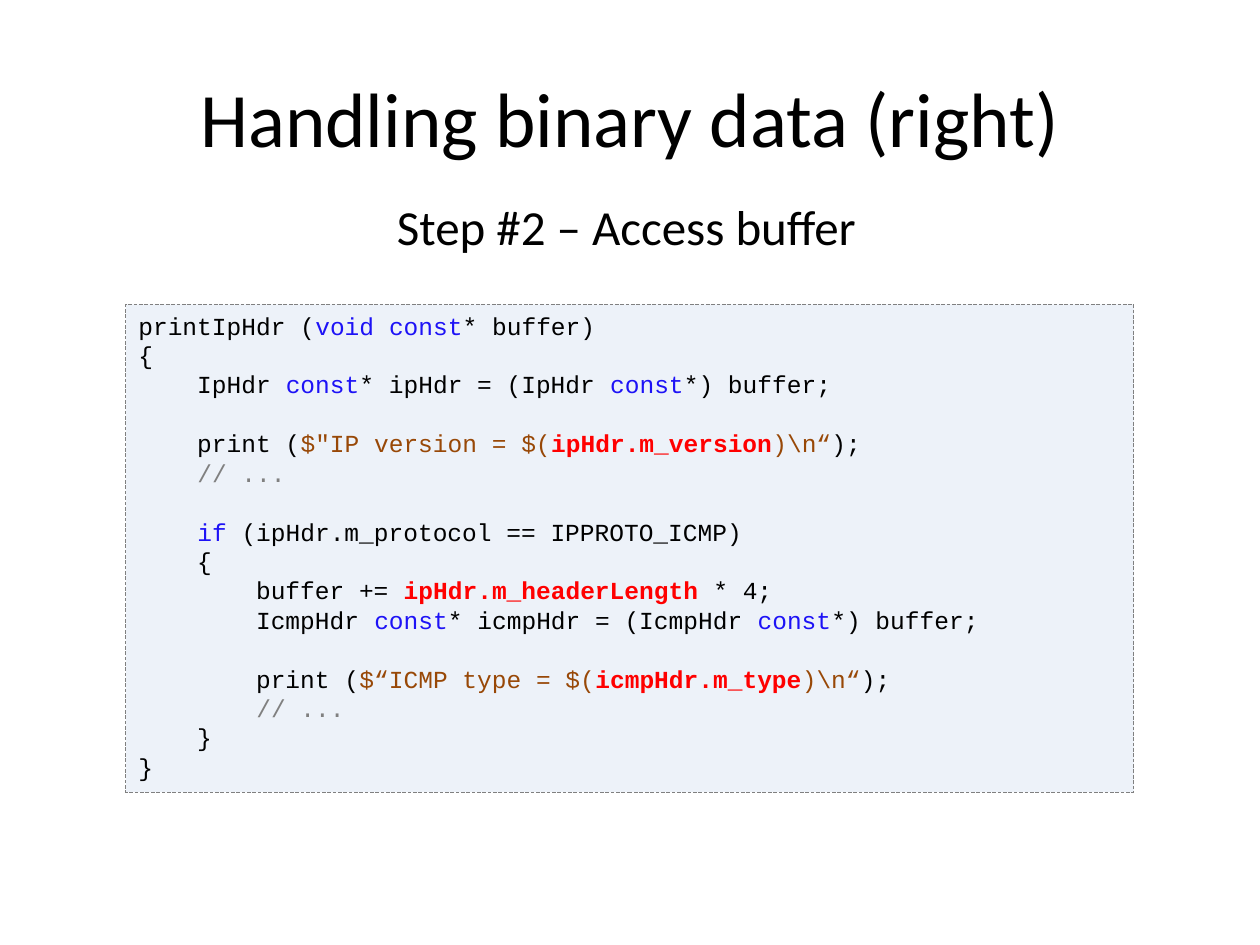
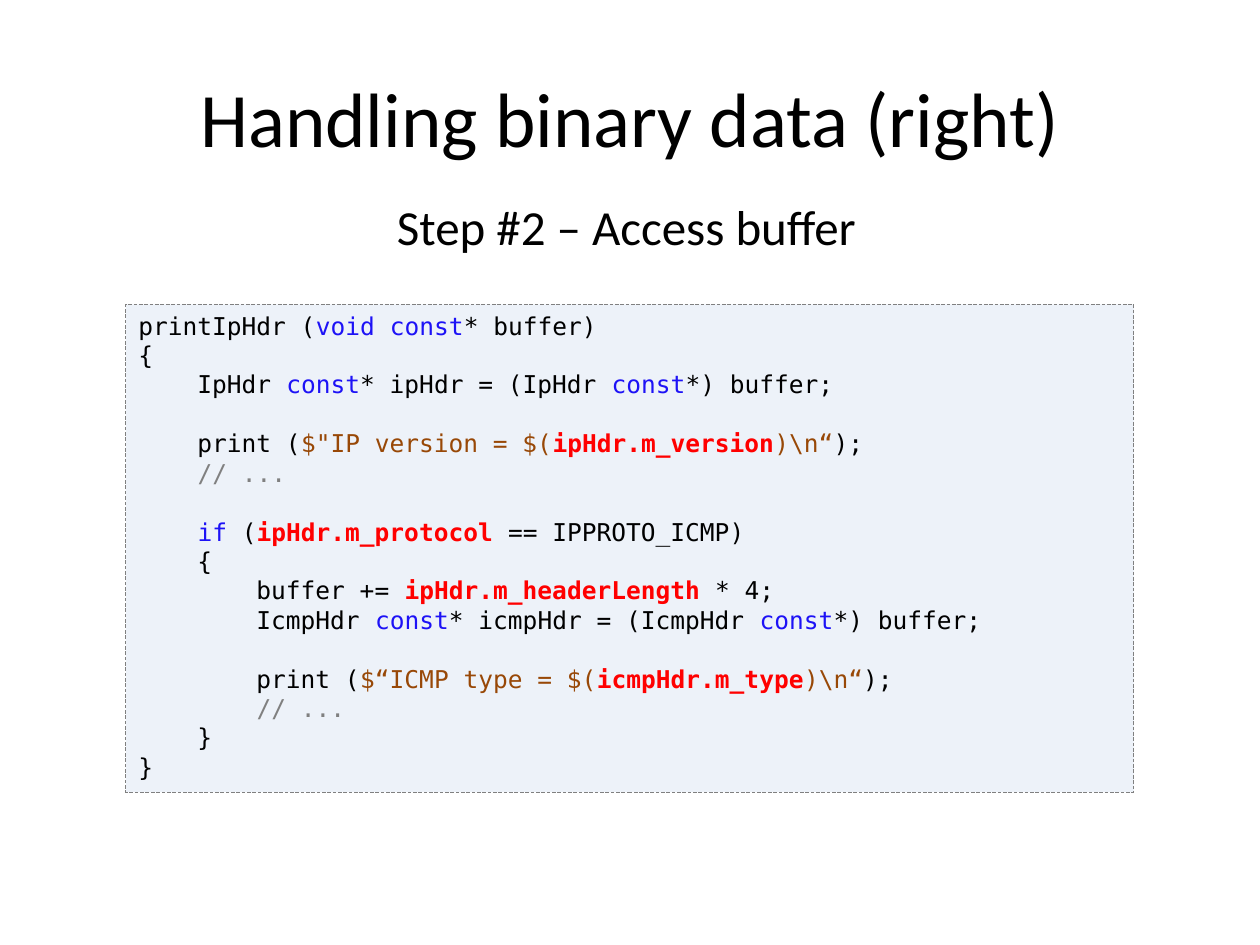
Before and after one commit to vovkos/jancy, a slide deck: slide 13 of doc/pres/Jancy FOSDEM 2016.pptx (slide 12 before the commit). Drawn at 1260x945 pixels with LibreOffice and Linux fonts; fonts in the diff are those of the drawing. Boxes give left, top, right and bottom in pixels: in the first picture for what was removed or moved away, otherwise in the second. Text is boxed around its words. In the diff, an @@ line names an element or a change of style, - is before the commit and + after.

```diff
--- a/doc/pres/Jancy FOSDEM 2016.pptx
+++ b/doc/pres/Jancy FOSDEM 2016.pptx
@@ rectangle "printIpHdr (void const* buffer)" at (x1=126, y1=305, x2=1134, y2=793): font Courier New to DejaVu Sans Mono; text colour #000000 to #FF0000, bold on in "(ipHdr.m_protocol" @@
```
Also in this commit, not shown: 43 other slides changed, 1 other file.
